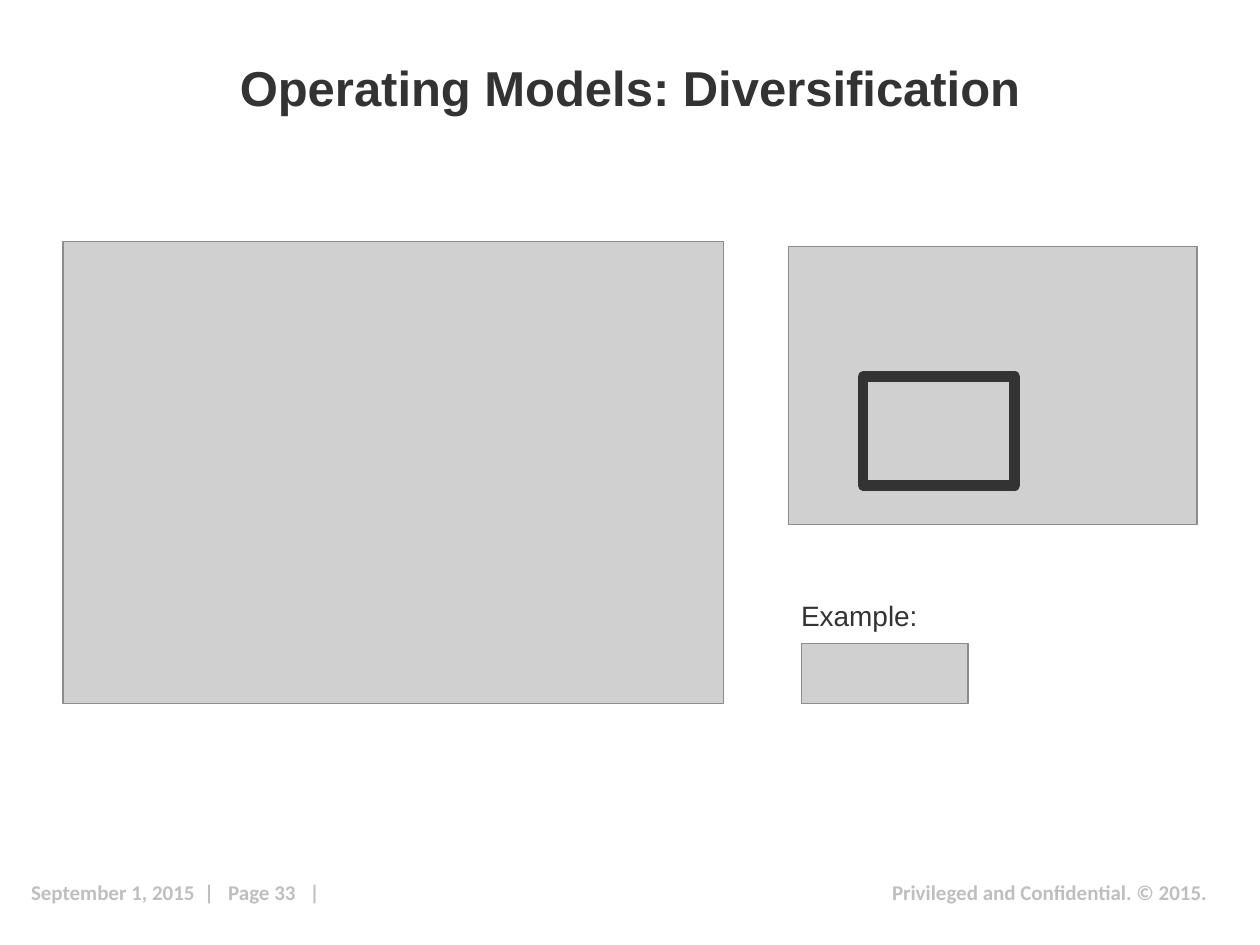
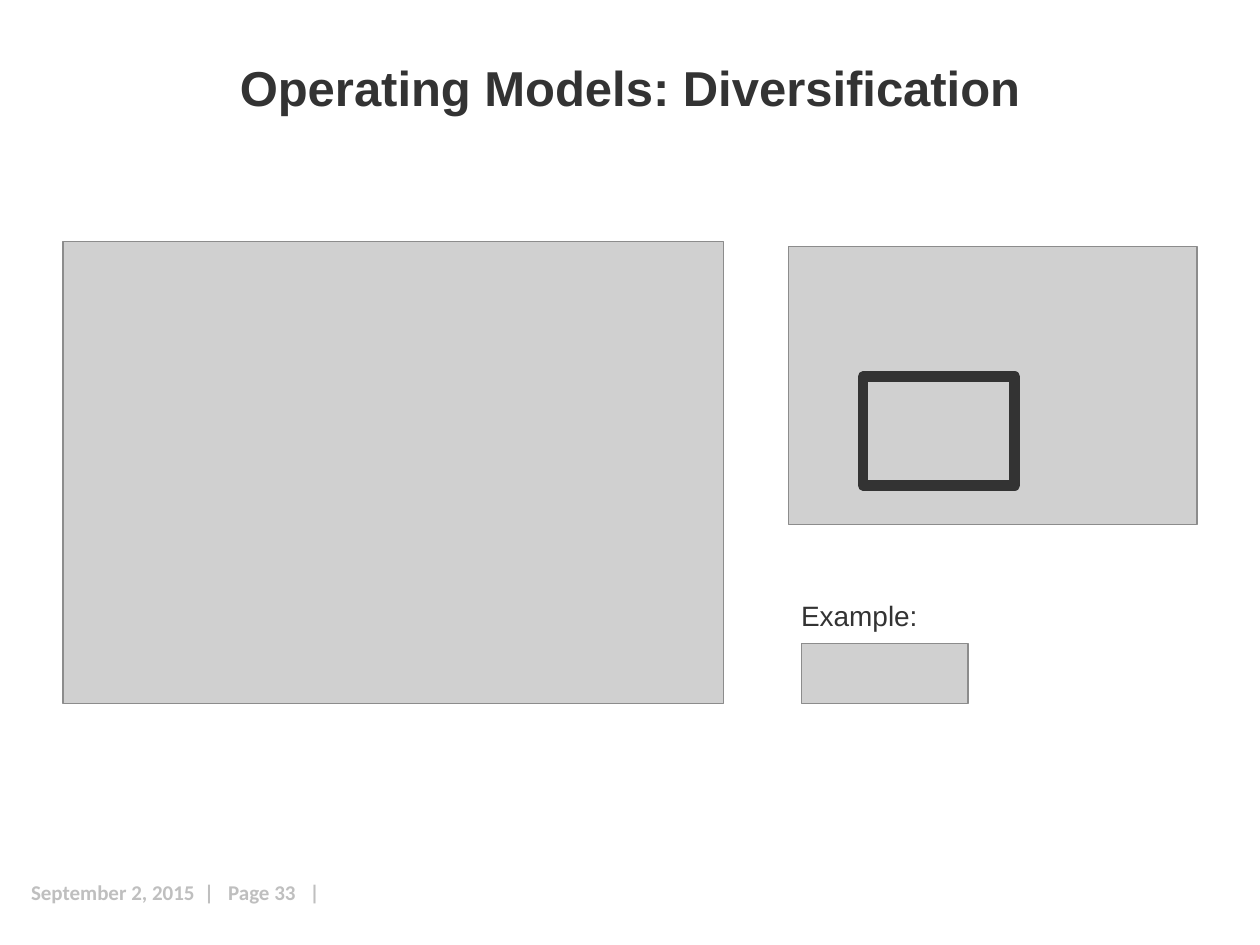
Before and after one commit to TimBarcz/Presentations, a slide deck: slide 33 of 2015-09-02 NDDNUG/Barcz-Business-Of-Software-2015-09-02.pptx. Drawn at 1260x945 pixels with LibreOffice and Linux fonts; fonts in the diff are those of the drawing; grey boxes stand for pictures; background and template pictures are left out. Boxes give left, top, right and bottom in pixels: in the first picture for what was removed or moved away, otherwise in the second. Text is boxed around its words. In the diff, an @@ line names an element or a change of style, - is before the commit and + after.

```diff
--- a/2015-09-02 NDDNUG/Barcz-Business-Of-Software-2015-09-02.pptx
+++ b/2015-09-02 NDDNUG/Barcz-Business-Of-Software-2015-09-02.pptx
@@ text at [31,885,295,903]: text changed @@
-September 1, 2015 | Page 33 |
+September 2, 2015 | Page 33 |
@@ text removed at [892,885,1207,903] @@
-Privileged and Confidential. © 2015.
```
Also in this commit, not shown: 46 other slides changed, 2 slides added, 1 slide removed.
